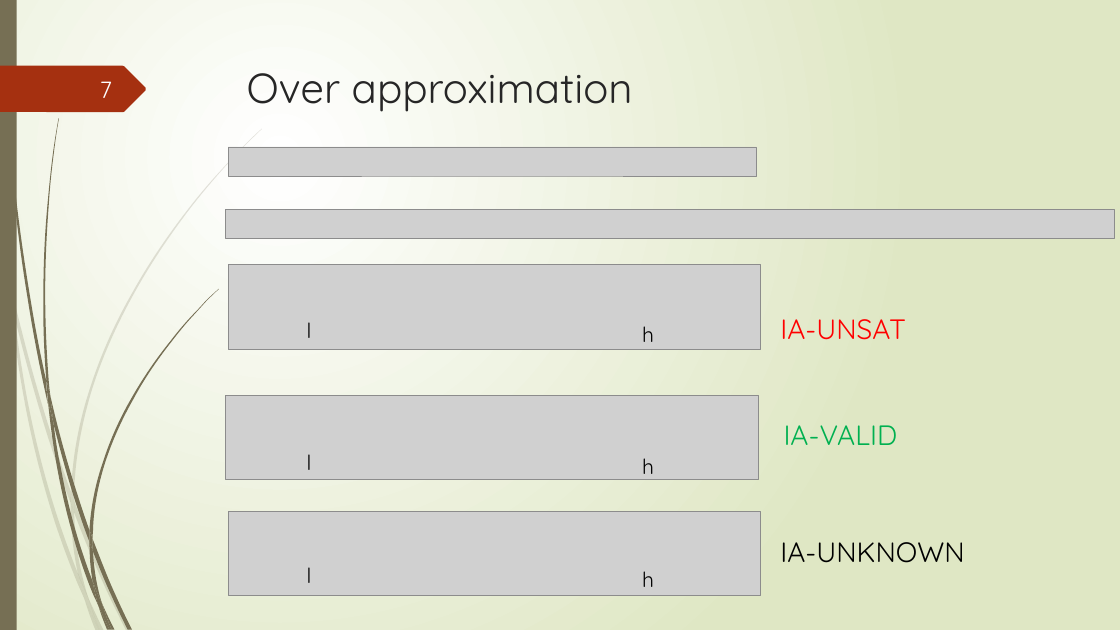
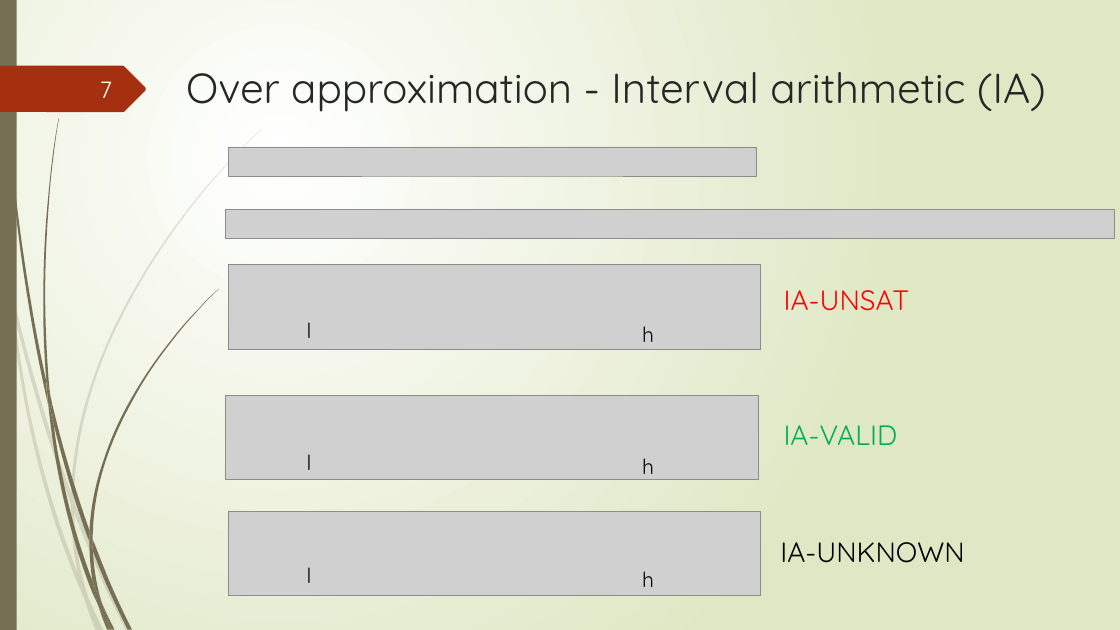
Before and after one commit to tungvx/raSAT, a slide deck: slide 7 of report/midterm.pptx. Drawn at 1120x630 pixels with LibreOffice and Linux fonts; fonts in the diff are those of the drawing; grey boxes stand for pictures. Boxes give left, top, right and bottom in pixels: in the first picture for what was removed or moved away, otherwise in the second. Text is boxed around its words. In the diff, an @@ line names an element or a change of style, - is before the commit and + after.

```diff
--- a/report/midterm.pptx
+++ b/report/midterm.pptx
@@ title at (x1=186, y1=72, x2=1046, y2=112): text changed @@
-Over approximation
+Over approximation - Interval arithmetic (IA)
@@ text "IA-UNSAT" moved from (x1=780, y1=319, x2=906, y2=340) to (x1=784, y1=290, x2=910, y2=311) @@
```
Also in this commit, not shown: 15 other slides changed, 4 slides added, 2 slides removed.
